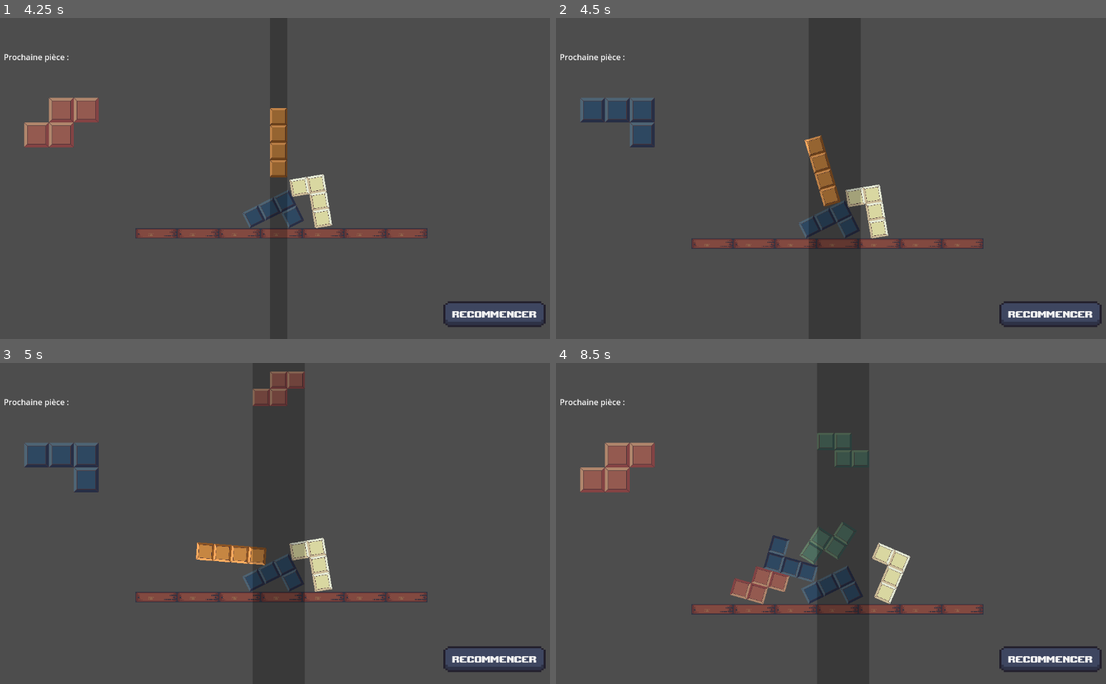
Above: before the commit, frames 1-4 (two rows, left to right).
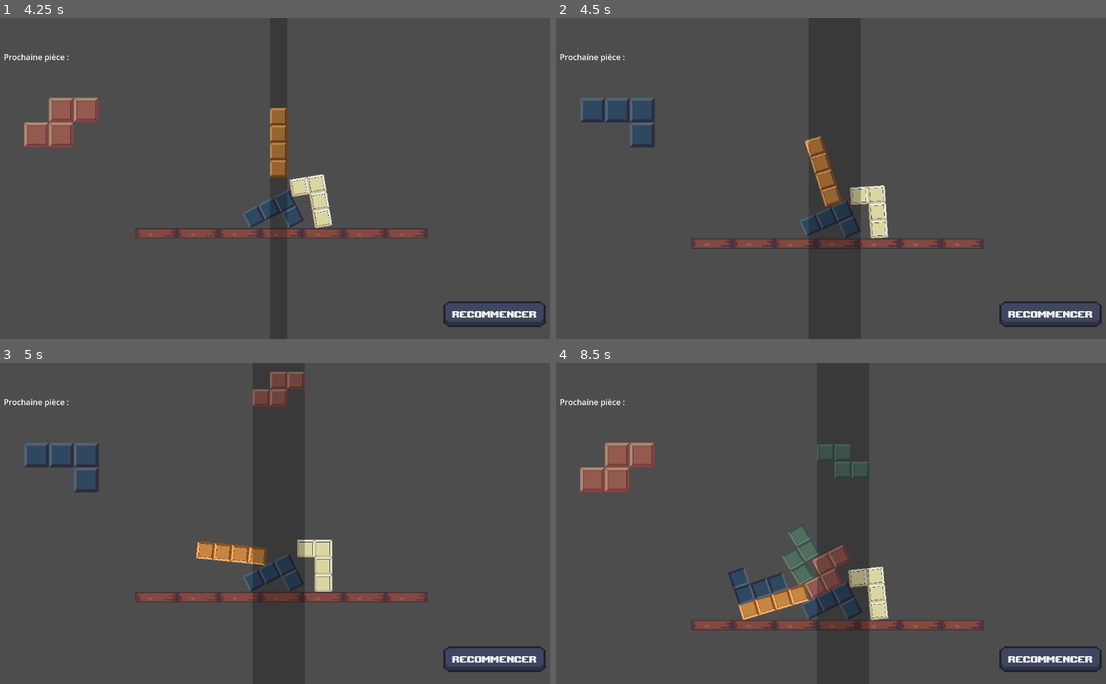
Above: after the commit, the same moments.

Repository: LucasSimoesPolvora/TowerParty_LPA_LLN
Game: Godot game, scene res://scenes/level/mainGame.tscn
Two runs of this game, one before a commit and one after it. Both use one fixed random seed, a clock stepped at 60 frames per second and the inputs below. The project has no main scene, so this scene is started directly.
Inputs:
- Up to frame 1 (4.25 s): click "Recommencer" at 0.5 s; click "Recommencer" at 1.25 s; click "Recommencer" at 2 s; hold Right (right) 2.78-3.53 s; hold Down (down) from 3.53 s (still down)
- Up to frame 2 (4.5 s): release Down (down) at 4.28 s; hold Right (right) from 4.28 s (still down)
- Up to frame 3 (5 s): keep holding Right (right)
- Up to frame 4 (8.5 s): release Right (right) at 5.78 s; hold A (left) 5.78-7.28 s; hold Down (down) 7.28-8.03 s; hold Right (right) from 8.03 s (still down)

Frame 1 is identical in both runs. In frame 2, 0.8% of the frame differs, in the area x 25-78%, y 36-72%; in frame 3, 0.8%; in frame 4, 7.7%, in the area x 24-78%, y 21-84%.
Error in both runs: Invalid call. Nonexistent function 'syncButtonsBottomRight' in base 'Node (global.gd)'. (res://scenes/level/main_game.gd:27)

Commit message:
chores(piece_I) fix bug where mass = 0.002

Diff:
--- a/a_party_game_with_tower/scenes/game_elements/pieces/basics/I/piece_I.tscn
+++ b/a_party_game_with_tower/scenes/game_elements/pieces/basics/I/piece_I.tscn
@@ -10,7 +10,6 @@
 size = Vector2(49.75, 199.75)
 
 [node name="RigidBody2D" type="RigidBody2D"]
-mass = 0.002
 script = ExtResource("1_432fg")
 
 [node name="block_piece_I" parent="." instance=ExtResource("1_ocpf4")]
